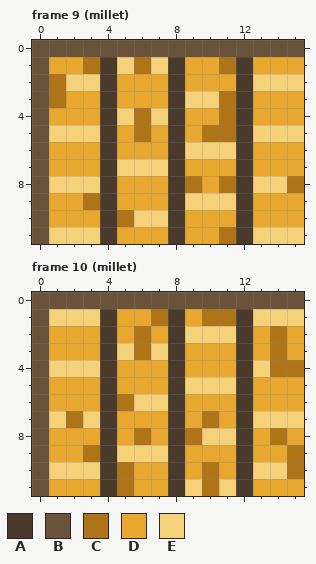
File history of a pixel-art file, art/decorations/ground.aseprite. The picture above was drawn from the file before the commit.
16x12 pixels, 12 frames. Colours within 5 levels of each other are drawn and written as one. Shown: frame 9 (millet), frame 10 (millet). The commit also changed other frames, which this record leaves out.
Palette (. is transparent): A #4a3a2c  B #6b523a  C #b07418  D #e8a830  E #f5d27a
Pixels before, frame 9 (millet), first column x 0:
 0 BBBBBBBBBBBBBBBB
 1 BDDCAECEADDCADDD
 2 BCEEADDDADDDAEEE
 3 BCDDADDDAEECADDD
 4 BDDDAECEADDCADDD
 5 BEEEADCDADCCAEEE
 6 BDDDADDDAEEEADDD
 7 BDDDAEEEADDDADDD
 8 BEEEADDDACDCAEEC
 9 BDDCADDDAEEEADDD
10 BDDDACEEADDDADDD
11 BEEEADDDADDCAEEE
Pixels before, frame 10 (millet), first column x 0:
 0 BBBBBBBBBBBBBBBB
 1 BEEEADDCADCCAEEE
 2 BDDDADCDAEEEADCD
 3 BDDDAECEADDDADCD
 4 BEEEADDDADDDAECC
 5 BDDDADDDAEEEADDD
 6 BDDDACEEADDDADDD
 7 BECEADDDADCDAEEE
 8 BDDDADCDACEEADCD
 9 BDDCAEEEADDDADDC
10 BEEEACDDADCDAEEC
11 BDDDACDDAECEADDD
And afterwards:
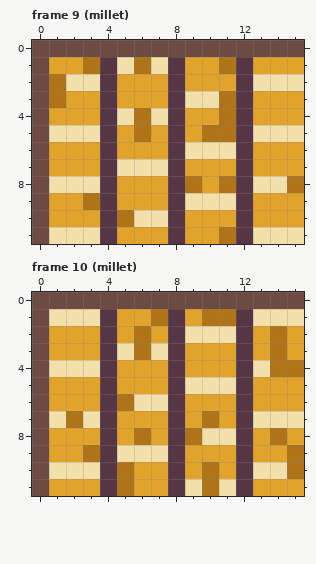
Difference:
{"colour":"A","old":"#4a3a2c","new":"#563545"}
{"colour":"B","old":"#6b523a","new":"#6d4b43"}
{"colour":"D","old":"#e8a830","new":"#e2a32c"}
{"colour":"E","old":"#f5d27a","new":"#f3dfaa"}
{"label":"changed","picture_box":[32,40,304,244]}
{"label":"changed","picture_box":[32,292,304,496]}
